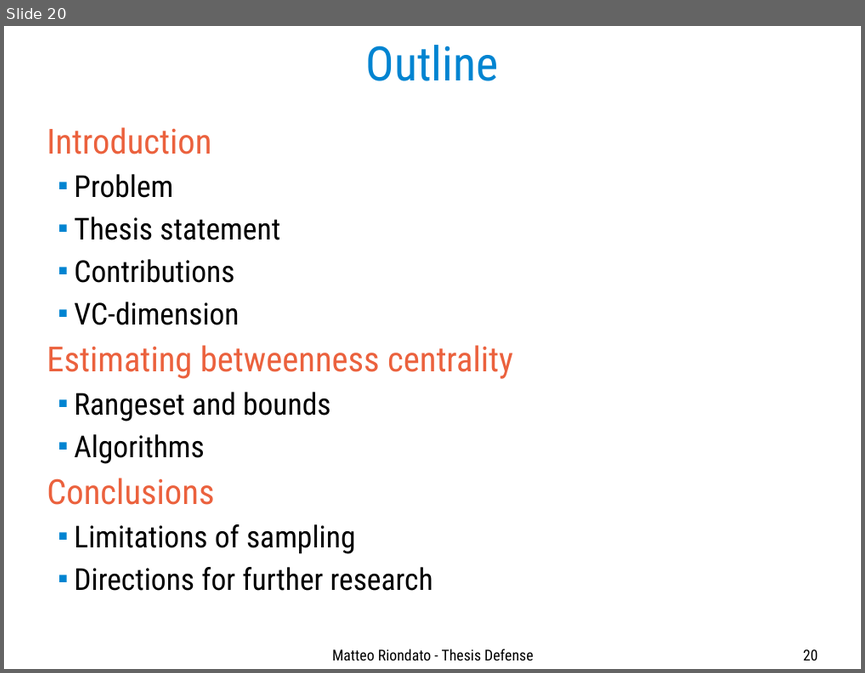
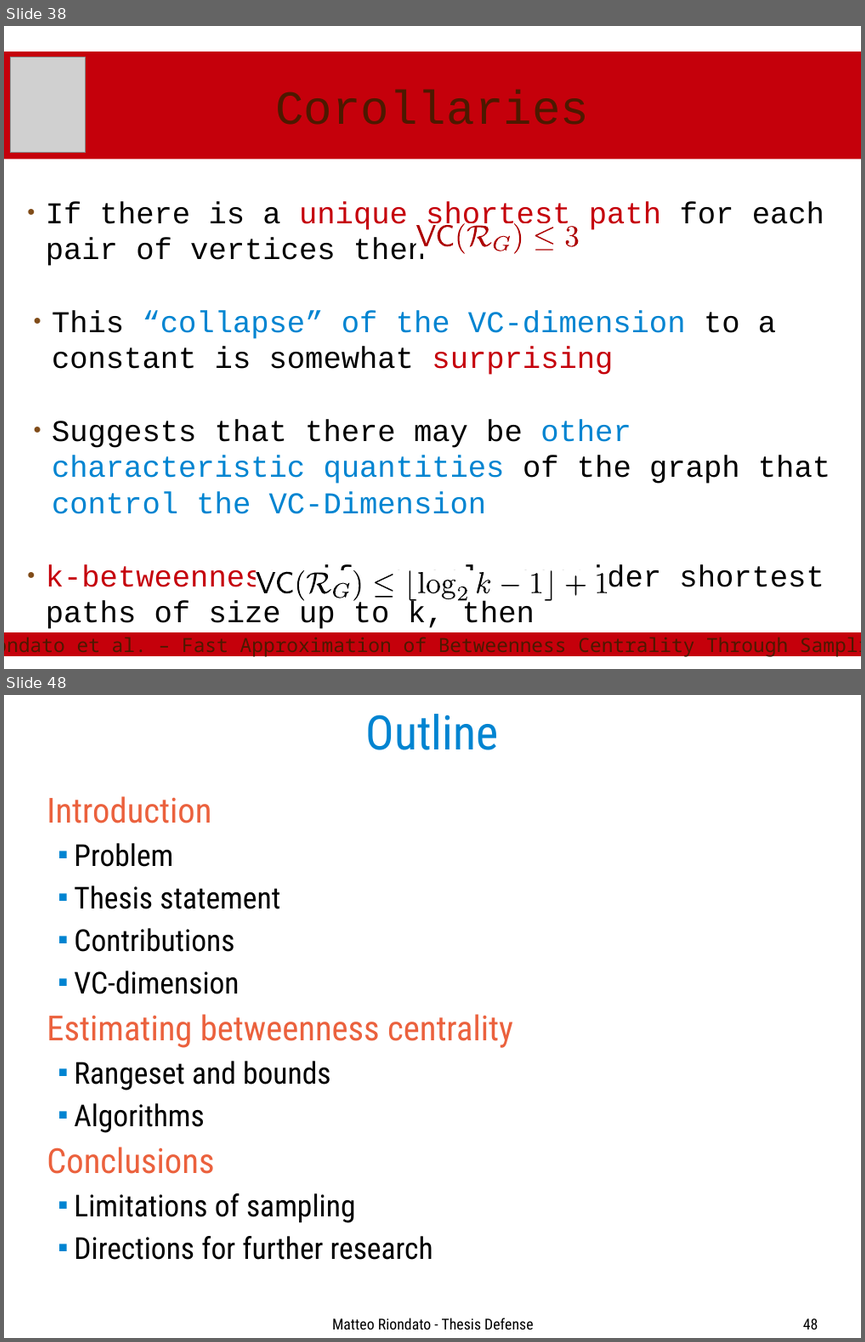
Before and after one commit to ZhizhongIsaacChen/dissertation, a slide deck: defense/Defense-talk.odp. Shown one above the other, each under a label of ours: slide 20 before the commit, slides 38 and 48 after it; the slides between them are not shown. The pictures are 865x673 and 865x1342 pixels, drawn with LibreOffice and Linux fonts; fonts in the diff are those of the drawing; grey boxes stand for pictures. Boxes give left, top, right and bottom in pixels: in the first picture for what was removed or moved away, otherwise in the second. Text is boxed around its words. In the diff, an @@ line names an element or a change of style, - is before the commit and + after.

Commit message:
Import betweenness slides. To reformat and expand.

```diff
--- a/defense/Defense-talk.odp
+++ b/defense/Defense-talk.odp
@@ slide 38 added at box(4, 26, 861, 669), background #FFFFFF @@
@@ title added at box(4, 52, 861, 159), fill #C5000B, 44 pt, text #4C1900 @@
+Corollaries
@@ picture added at box(10, 57, 86, 153) @@
@@ text added at box(46, 202, 830, 629), 28 pt, text #000000 @@
+● If there is a unique shortest path for each pair of vertices then
+  ● This “collapse” of the VC-dimension to a constant is somewhat surprising
+  ● Suggests that there may be other characteristic quantities of the graph that control the VC-Dimension
+● k-betweenness: if we only consider shortest paths of size up to k, then
@@ group added at box(416, 223, 579, 254): 9 freeform shapes @@
@@ group added at box(256, 570, 610, 601): 19 freeform shapes @@
@@ rectangle added at box(4, 632, 861, 656), fill #C5000B, outline #C5000B 0 pt, 18 pt, text #4C1900 @@
+Riondato et al. – Fast Approximation of Betweenness Centrality Through Sampling
@@ what was slide 20 is now slide 48 @@
@@ page number at box(803, 1318, 818, 1329): text changed @@
-20
+48
```
Also in this commit, not shown: 3 slides changed, 27 other slides added.
